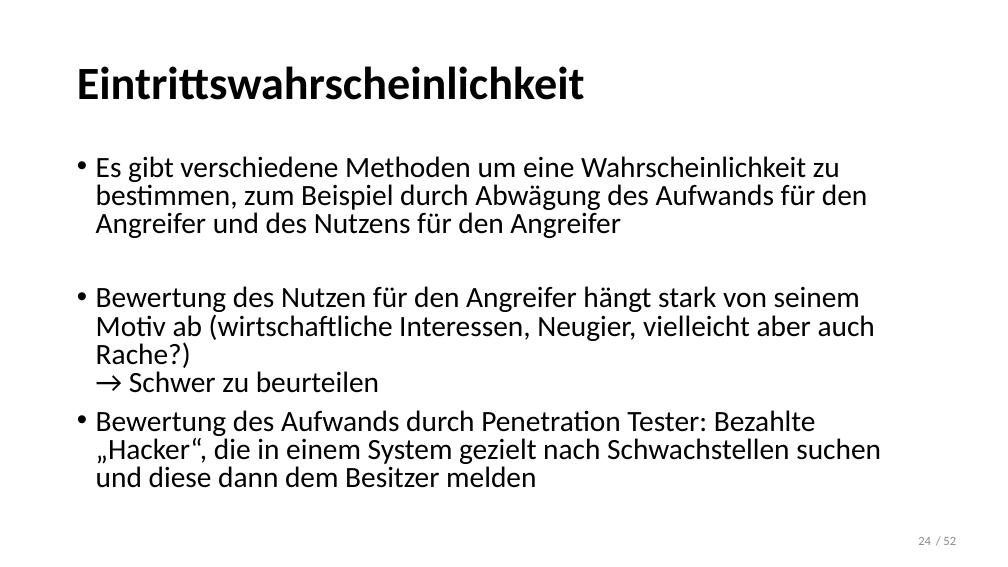
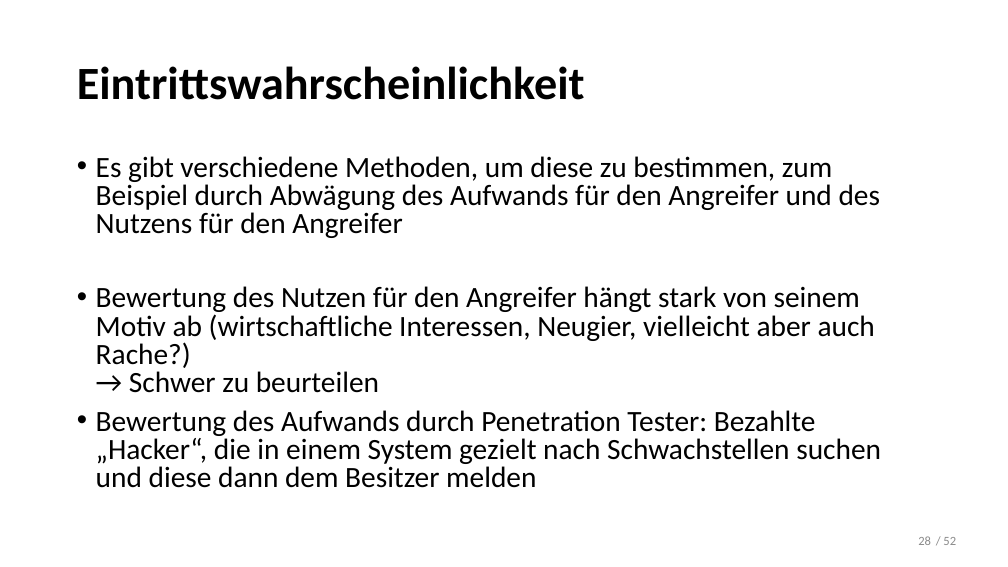
Before and after one commit to LennartDuemke/Sicherheit, a slide deck: slide 28 of Risikomanagement.pptx (slide 24 before the commit). Drawn at 1008x567 pixels with LibreOffice and Linux fonts; fonts in the diff are those of the drawing. Boxes give left, top, right and bottom in pixels: in the first picture for what was removed or moved away, otherwise in the second. Text is boxed around its words. In the diff, an @@ line names an element or a change of style, - is before the commit and + after.

```diff
--- a/Risikomanagement.pptx
+++ b/Risikomanagement.pptx
@@ text at <box>96,156,881,238</box>: text changed @@
-• Es gibt verschiedene Methoden um eine Wahrscheinlichkeit zu bestimmen, zum Beispiel durch Abwägung des Aufwands für den Angreifer und des Nutzens für den Angreifer
+• Es gibt verschiedene Methoden, um diese zu bestimmen, zum Beispiel durch Abwägung des Aufwands für den Angreifer und des Nutzens für den Angreifer
@@ page number at <box>918,536,931,545</box>: text changed @@
-24
+28
```
Also in this commit, not shown: 7 other slides changed, 2 slides added, 1 other file.
